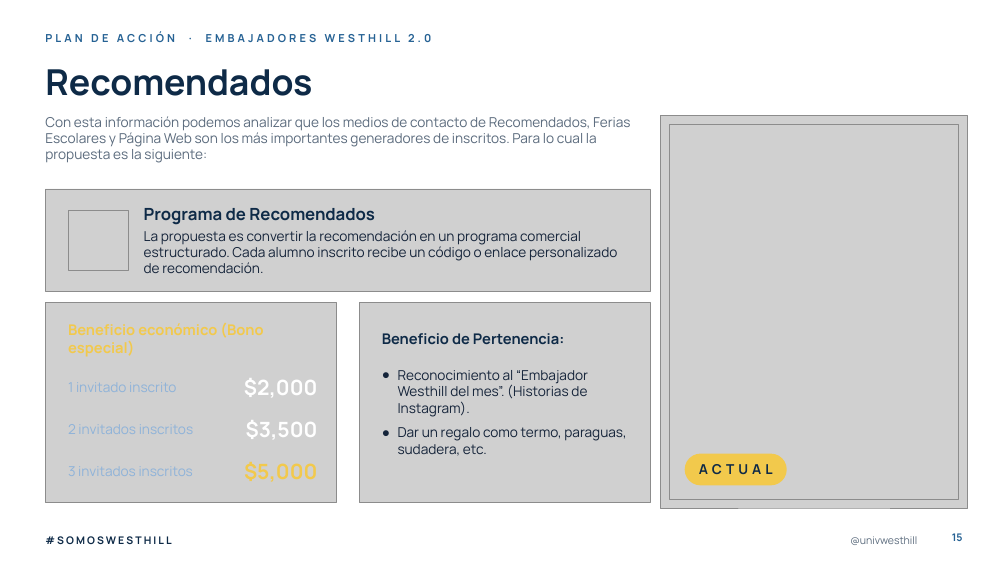
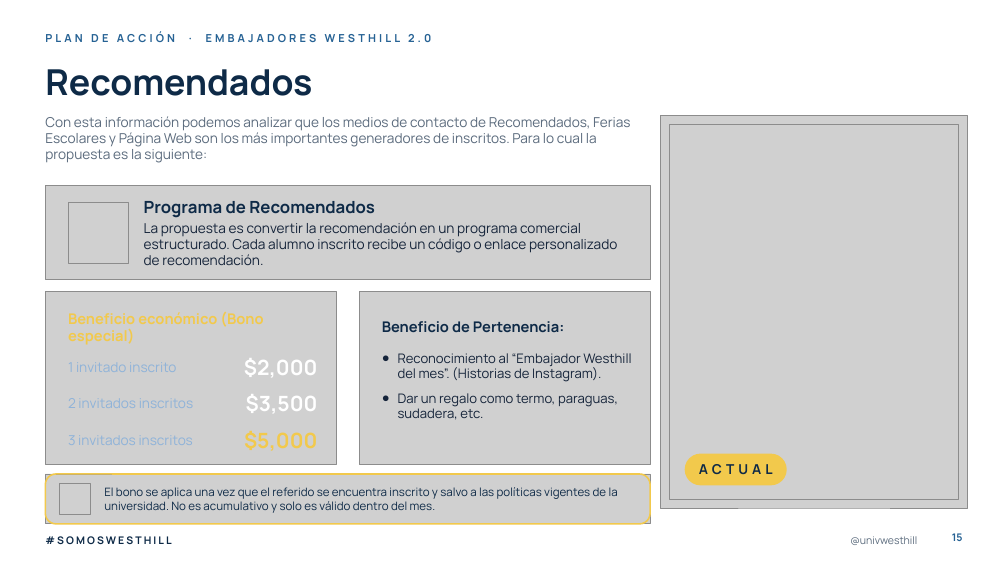
Before and after one commit to dnmcamiloedson-arch/EdUW, a slide deck: slide 15 of presentaciones/Plan_de_Accion_Embajadores_Westhill_2027.pptx. Drawn at 1008x567 pixels with LibreOffice and Linux fonts; fonts in the diff are those of the drawing; grey boxes stand for pictures; background and template pictures are left out. Boxes give left, top, right and bottom in pixels: in the first picture for what was removed or moved away, otherwise in the second. Text is boxed around its words. In the diff, an @@ line names an element or a change of style, - is before the commit and + after.

```diff
--- a/presentaciones/Plan_de_Accion_Embajadores_Westhill_2027.pptx
+++ b/presentaciones/Plan_de_Accion_Embajadores_Westhill_2027.pptx
@@ picture: place and size @@
-picture at [45, 189, 650, 291]
+picture at [45, 185, 650, 280]
@@ picture: place and size @@
-picture at [68, 210, 129, 271]
+picture at [68, 203, 129, 263]
@@ text "Programa de Recomendados": place and size @@
-text "Programa de Recomendados" at [144, 208, 617, 273]
+text "Programa de Recomendados" at [144, 201, 617, 265]
@@ picture: place and size @@
-picture at [45, 302, 337, 503]
+picture at [45, 291, 337, 465]
@@ picture: place and size @@
-picture at [359, 302, 650, 503]
+picture at [359, 291, 650, 465]
@@ text "Beneficio económico (Bono especial)": place and size @@
-text "Beneficio económico (Bono especial)" at [68, 323, 263, 357]
+text "Beneficio económico (Bono especial)" at [68, 312, 263, 345]
@@ text "Beneficio de Pertenencia:": place and size @@
-text "Beneficio de Pertenencia:" at [382, 333, 564, 344]
+text "Beneficio de Pertenencia:" at [382, 321, 564, 332]
@@ text "1 invitado inscrito": place and size @@
-text "1 invitado inscrito" at [76, 382, 127, 392]
+text "1 invitado inscrito" at [76, 362, 127, 372]
@@ text "$2,000": place and size @@
-text "$2,000" at [244, 378, 318, 397]
+text "$2,000" at [244, 358, 318, 377]
@@ text "Reconocimiento al “Embajador Westhill del ...": place and size @@
-text "Reconocimiento al “Embajador Westhill del ..." at [398, 370, 626, 456]
+text "Reconocimiento al “Embajador Westhill del ..." at [398, 353, 631, 420]
@@ text "Reconocimiento al “Embajador Westhill del ..." at [398, 353, 631, 420]: size 13 to 12.5 pt @@
@@ text "2 invitados inscritos": place and size @@
-text "2 invitados inscritos" at [78, 424, 136, 434]
+text "2 invitados inscritos" at [78, 398, 136, 408]
@@ text "$3,500": place and size @@
-text "$3,500" at [246, 420, 318, 439]
+text "$3,500" at [246, 394, 318, 413]
@@ text "3 invitados inscritos": place and size @@
-text "3 invitados inscritos" at [78, 466, 136, 476]
+text "3 invitados inscritos" at [78, 435, 136, 445]
@@ text "$5,000": place and size @@
-text "$5,000" at [244, 462, 317, 482]
+text "$5,000" at [244, 431, 317, 451]
@@ picture added at [45, 474, 650, 524] @@
@@ rounded rectangle added at [45, 474, 650, 524], outline #F2C94C 1.5 pt @@
@@ picture added at [59, 483, 91, 515] @@
@@ text added at [104, 487, 618, 513], 11 pt, text #0E2A47 @@
+El bono se aplica una vez que el referido se encuentra inscrito y salvo a las políticas vigentes de la universidad. No es acumulativo y solo es válido dentro del mes.
```
Also in this commit, not shown: 1 other slide changed.
